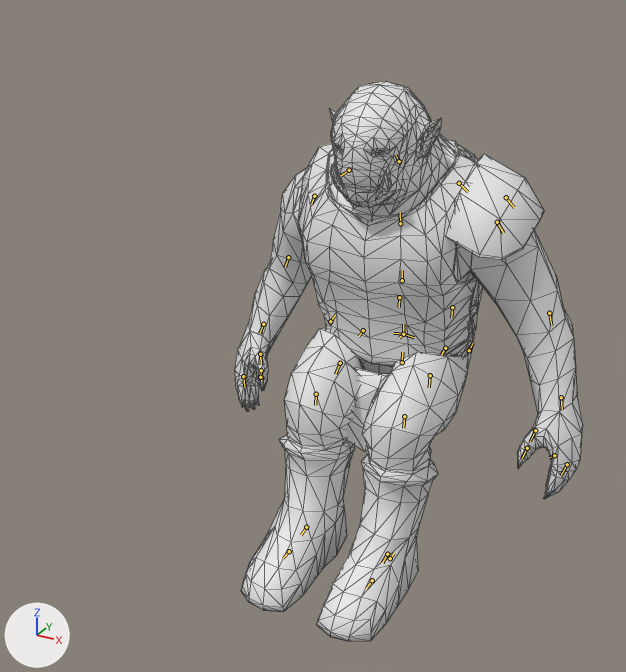
Renders of the Blender file assets-src/rooms/tavern/creature-clips/Orc.blend from each side of a commit.
Before and after are seen from a camera (50 mm lens) standing at (0.487, -1.131, 0.87) and looking at (-0.039, -0.173, 0.391). The axes (+X, +Y, +Z) are drawn at lower left. The lights are the same throughout. The older version comes first. Both versions are drawn at frame 1 of the action 'SitArmWrestle'; the numbers are the values there. The bones that change, and the others that lie on the model, are drawn over the model as lines. Mesh edges are drawn as thin lines.

The first picture shows 'OrcSourceMesh'.
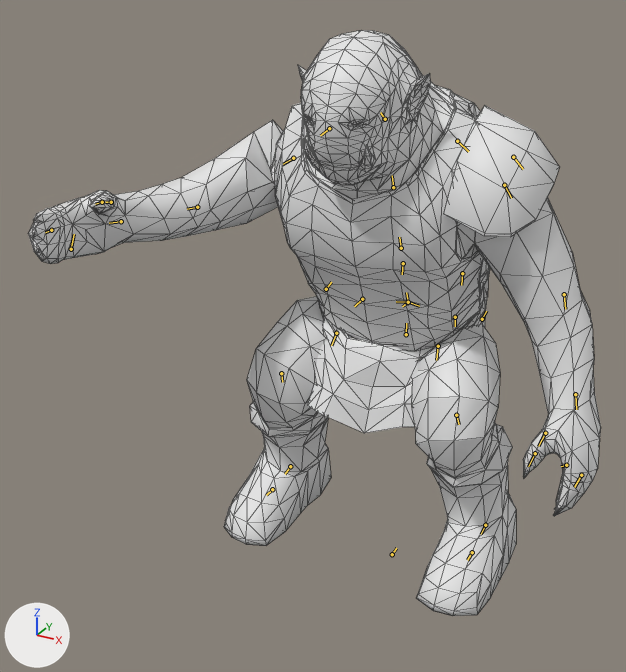
What differs and where, as boxes (x1, y1, x2, y2) in the pictures (626 x 672 px):
'OrcSourceMesh', posed (64% wider): before (234, 81, 583, 642); after (28, 30, 601, 616)
bone 'Stride', root to tip: before (390, 558) to (394, 553); after (392, 554) to (396, 548)
bone 'spine1', root to tip: before (403, 334) to (403, 324); after (408, 302) to (406, 292)
bone 'arm_l', root to tip: before (497, 222) to (503, 233); after (504, 185) to (511, 198)
bone 'arm_r', root to tip: before (314, 196) to (311, 204); after (293, 158) to (283, 164)
bone 'forearm_r', root to tip: before (288, 257) to (285, 267); after (197, 207) to (187, 209)
bone 'leg_l', root to tip: before (445, 348) to (441, 354); after (455, 317) to (455, 326)
bone 'lowleg_l', root to tip: before (404, 416) to (403, 428); after (456, 415) to (459, 424)
bone 'foot_l', root to tip: before (387, 554) to (382, 562); after (485, 525) to (481, 534)
bone 'leg_r', root to tip: before (363, 330) to (358, 336); after (362, 299) to (354, 306)
bone 'lowleg_r', root to tip: before (316, 394) to (315, 405); after (281, 373) to (282, 382)
bone 'foot_r', root to tip: before (306, 527) to (301, 535); after (290, 466) to (285, 474)

Patch to the scene script:
```diff
--- a/assets-src/rooms/tavern/creature-clips/Orc.blend.py
+++ b/assets-src/rooms/tavern/creature-clips/Orc.blend.py
@@ bone_stride @@
 bone_stride = bpy.data.objects['Orc'].pose.bones['Stride']
-bone_stride.location = (0.0, 0.041, -0.117)
-bone_stride.scale = (0.9, 0.9, 0.9)
+bone_stride.location = (0.0, 0.051, -0.115)
+bone_stride.scale = (1.0, 1.0, 1.0)
@@ bone_spine1 @@
 bone_spine1 = bpy.data.objects['Orc'].pose.bones['spine1']  # child of 'cog'
-bone_spine1.rotation_quaternion = (0.995, 0.103, 0.0, 0.0)  # degrees (12, 0, 0)
+bone_spine1.rotation_quaternion = (1.0, 0.008, 0.0, 0.0)  # degrees (1, 0, 0)
@@ bone_arm_l @@
 bone_arm_l = bpy.data.objects['Orc'].pose.bones['arm_l']  # child of 'shoulder2_l'
-bone_arm_l.rotation_quaternion = (1.0, 0.011, -0.006, -0.025)  # degrees (1, -1, -3)
+bone_arm_l.rotation_quaternion = (0.993, -0.092, -0.068, -0.029)  # degrees (-10, -8, -3)
@@ bone_arm_r @@
 bone_arm_r = bpy.data.objects['Orc'].pose.bones['arm_r']  # child of 'shoulder2_r'
-bone_arm_r.rotation_quaternion = (0.998, 0.047, -0.031, 0.013)  # degrees (5, -4, 1)
+bone_arm_r.rotation_quaternion = (0.693, -0.647, 0.317, 0.009)  # degrees (-92, 27, -26)
@@ bone_forearm_r @@
 bone_forearm_r = bpy.data.objects['Orc'].pose.bones['forearm_r']  # child of 'arm_r'
-bone_forearm_r.rotation_quaternion = (0.992, 0.102, 0.014, -0.074)  # degrees (12, 3, -8)
+bone_forearm_r.rotation_quaternion = (0.996, -0.009, 0.008, -0.085)  # degrees (-1, 1, -10)
@@ bone_leg_l @@
 bone_leg_l = bpy.data.objects['Orc'].pose.bones['leg_l']  # child of 'hip_l'
-bone_leg_l.rotation_quaternion = (0.887, 0.461, -0.041, -0.002)  # degrees (55, -4, -2)
+bone_leg_l.rotation_quaternion = (0.907, 0.372, -0.131, 0.148)  # degrees (43, -20, 10)
@@ bone_lowleg_l @@
 bone_lowleg_l = bpy.data.objects['Orc'].pose.bones['lowleg_l']  # child of 'leg_l'
-bone_lowleg_l.rotation_quaternion = (0.938, 0.346, -0.001, -0.02)  # degrees (40, 1, -2)
+bone_lowleg_l.rotation_quaternion = (0.875, 0.458, 0.147, -0.052)  # degrees (56, 18, 3)
@@ bone_foot_l @@
 bone_foot_l = bpy.data.objects['Orc'].pose.bones['foot_l']  # child of 'lowleg_l'
-bone_foot_l.rotation_quaternion = (0.991, -0.124, 0.027, -0.045)  # degrees (-14, 2, -6)
+bone_foot_l.rotation_quaternion = (0.987, 0.113, -0.062, -0.093)  # degrees (14, -6, -11)
@@ bone_leg_r @@
 bone_leg_r = bpy.data.objects['Orc'].pose.bones['leg_r']  # child of 'hip_r'
-bone_leg_r.rotation_quaternion = (0.888, 0.46, -0.014, -0.005)  # degrees (55, -1, -1)
+bone_leg_r.rotation_quaternion = (0.917, 0.362, 0.073, -0.148)  # degrees (41, 14, -13)
@@ bone_lowleg_r @@
 bone_lowleg_r = bpy.data.objects['Orc'].pose.bones['lowleg_r']  # child of 'leg_r'
-bone_lowleg_r.rotation_quaternion = (0.938, 0.347, -0.002, -0.011)  # degrees (41, 0, -1)
+bone_lowleg_r.rotation_quaternion = (0.877, 0.459, -0.145, 0.015)  # degrees (56, -15, -6)
@@ bone_foot_r @@
 bone_foot_r = bpy.data.objects['Orc'].pose.bones['foot_r']  # child of 'lowleg_r'
-bone_foot_r.rotation_quaternion = (0.992, -0.124, -0.004, -0.001)  # degrees (-14, 0, 0)
+bone_foot_r.rotation_quaternion = (0.989, 0.121, 0.076, 0.049)  # degrees (14, 8, 7)
```
